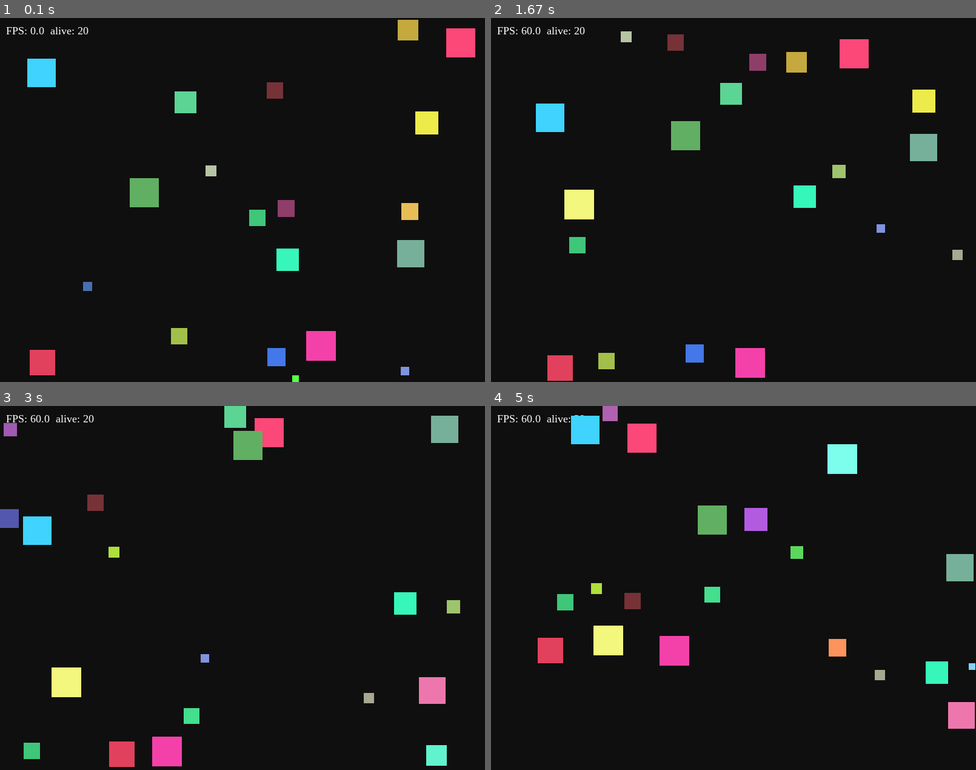
Above: before the commit, frames 1-4 (two rows, left to right).
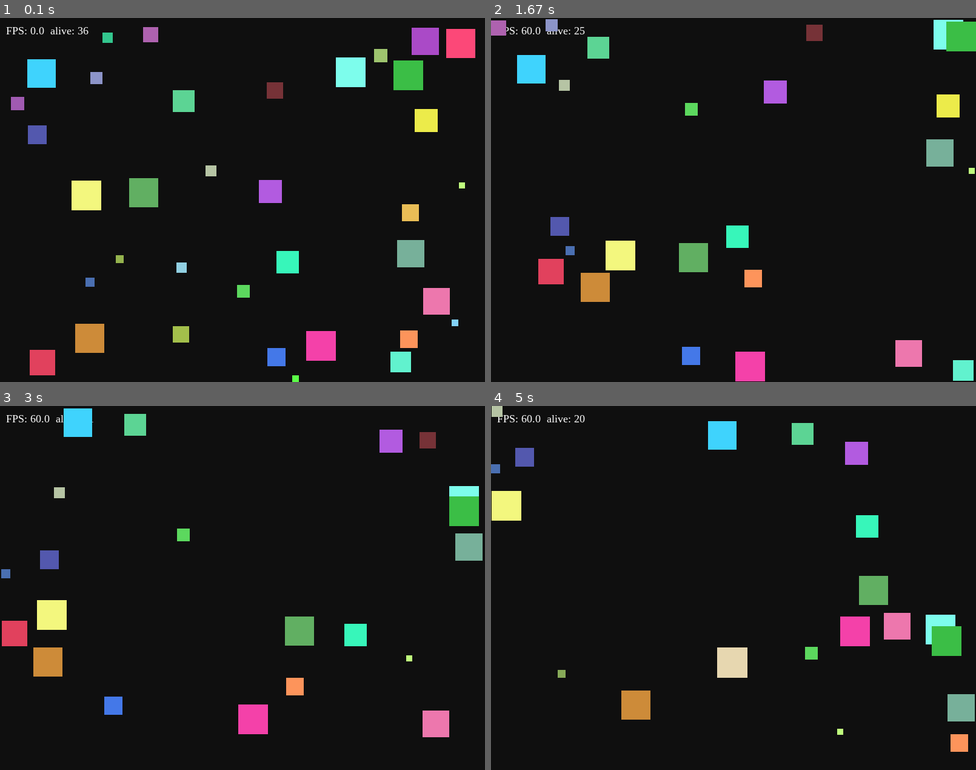
Above: after the commit, the same moments.

Repository: afinakholidi67/lab8-pygame
Game: pygame game, started from main.py
Same seed, same stepped clock (60 frames per second), same inputs: the game is played once before the commit and once after it.
Inputs:
- Up to frame 1 (0.1 s): no input
- Up to frame 2 (1.67 s): no input
- Up to frame 3 (3 s): no input
- Up to frame 4 (5 s): no input

The runs differ from the first frame. In frame 1, 5.4% of the frame differs, in the area x 2-98%, y 0-99%; in frame 2, 11%; in frame 3, 11%, in the area x 0-100%, y 0-100%; in frame 4, 11%.

Commit message:
exam: q1 - mix of squares

Diff:
--- a/main.py
+++ b/main.py
@@ -19,7 +19,7 @@
 Square = dict[str, float | tuple[int, int, int]]
 
 
-def create_square() -> Square:
+def create_square(size: float = None) -> Square:
     size = random.randint(MIN_SIZE, MAX_SIZE)
     max_speed = GLOBAL_MAX_SPEED * (MIN_SIZE / size)
     speed = random.uniform(0.5, max_speed)
@@ -36,10 +36,17 @@
         "life": float(random.uniform(30.0, 180.0)),
     }
 
-
 def init_squares() -> list[Square]:
-    return [create_square() for _ in range(NUM_SQUARES)]
-
+    squares = []
+
+    for _ in range(5):
+        squares.append(create_square(25.0))
+    for _ in range(10):
+        squares.append(create_square(10.0))
+    for _ in range(30):
+        squares.append(create_square(4.0))
+
+    return squares
 
 def apply_random_direction_jitter(square: Square, vx: float, vy: float, dt_seconds: float) -> tuple[float, float]:
     jitter_probability = min(1.0, DIRECTION_JITTER_CHANCE_PER_SECOND * dt_seconds)
